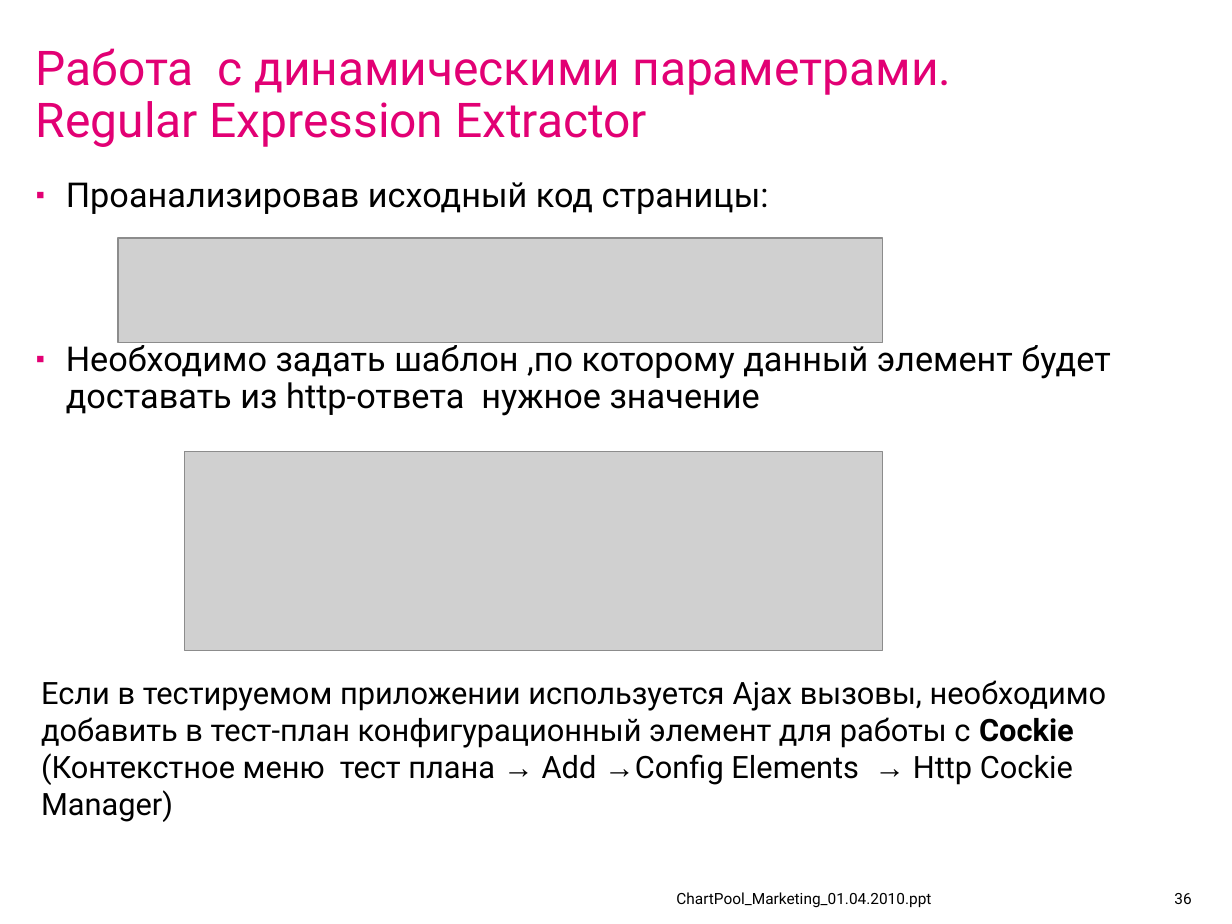
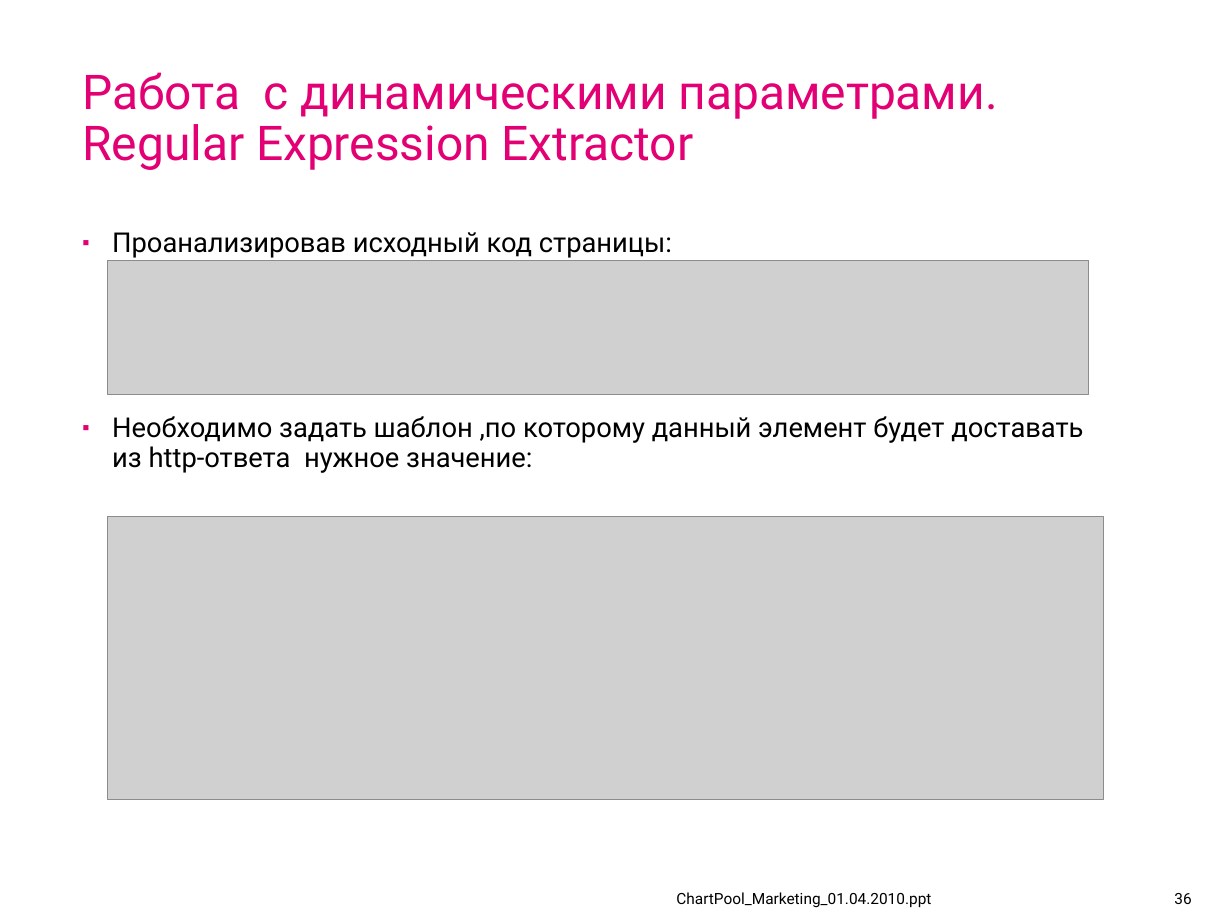
Before and after one commit to IvanCS/JMeterAvtoTestingDemo, a slide deck: slide 36 of documents/presentation.ppt. Drawn at 1232x924 pixels with LibreOffice and Linux fonts; fonts in the diff are those of the drawing; grey boxes stand for pictures; background and template pictures are left out. Boxes give left, top, right and bottom in pixels: in the first picture for what was removed or moved away, otherwise in the second. Text is boxed around its words. In the diff, an @@ line names an element or a change of style, - is before the commit and + after.

Commit message:
update ppt

```diff
--- a/documents/presentation.ppt
+++ b/documents/presentation.ppt
@@ text "Работа c динамическими параметрами. Regular ...": place and size @@
-text "Работа c динамическими параметрами. Regular ..." at [36, 48, 951, 147]
+text "Работа c динамическими параметрами. Regular ..." at [82, 72, 998, 170]
@@ text "Проанализировав исходный код страницы:": place and size @@
-text "Проанализировав исходный код страницы:" at [66, 182, 769, 214]
+text "Проанализировав исходный код страницы:" at [112, 232, 672, 258]
@@ text "Проанализировав исходный код страницы:" at [112, 232, 672, 258]: size 20 to 16 pt; less space between paragraphs @@
@@ picture: place and size @@
-picture at [118, 238, 883, 342]
+picture at [107, 261, 1088, 395]
@@ text at [112, 416, 1083, 473]: text changed; size 20 to 16 pt @@
-▪ Необходимо задать шаблон ,по которому данный элемент будет доставать из http-ответа нужное значение
+▪ Необходимо задать шаблон ,по которому данный элемент будет доставать из http-ответа нужное значение:
@@ picture: place and size @@
-picture at [185, 452, 883, 650]
+picture at [107, 516, 1103, 800]
@@ text removed at [41, 680, 1107, 822] @@
-Если в тестируемом приложении используется Ajax вызовы, необходимо добавить в тест-план конфигурационный элемент для работы с Cockie (Контекстное меню тест плана → Add →Config Elements → Http Cockie Manager)
```
Also in this commit, not shown: 41 other slides changed, 6 slides added, 5 slides removed, 3 other files.
